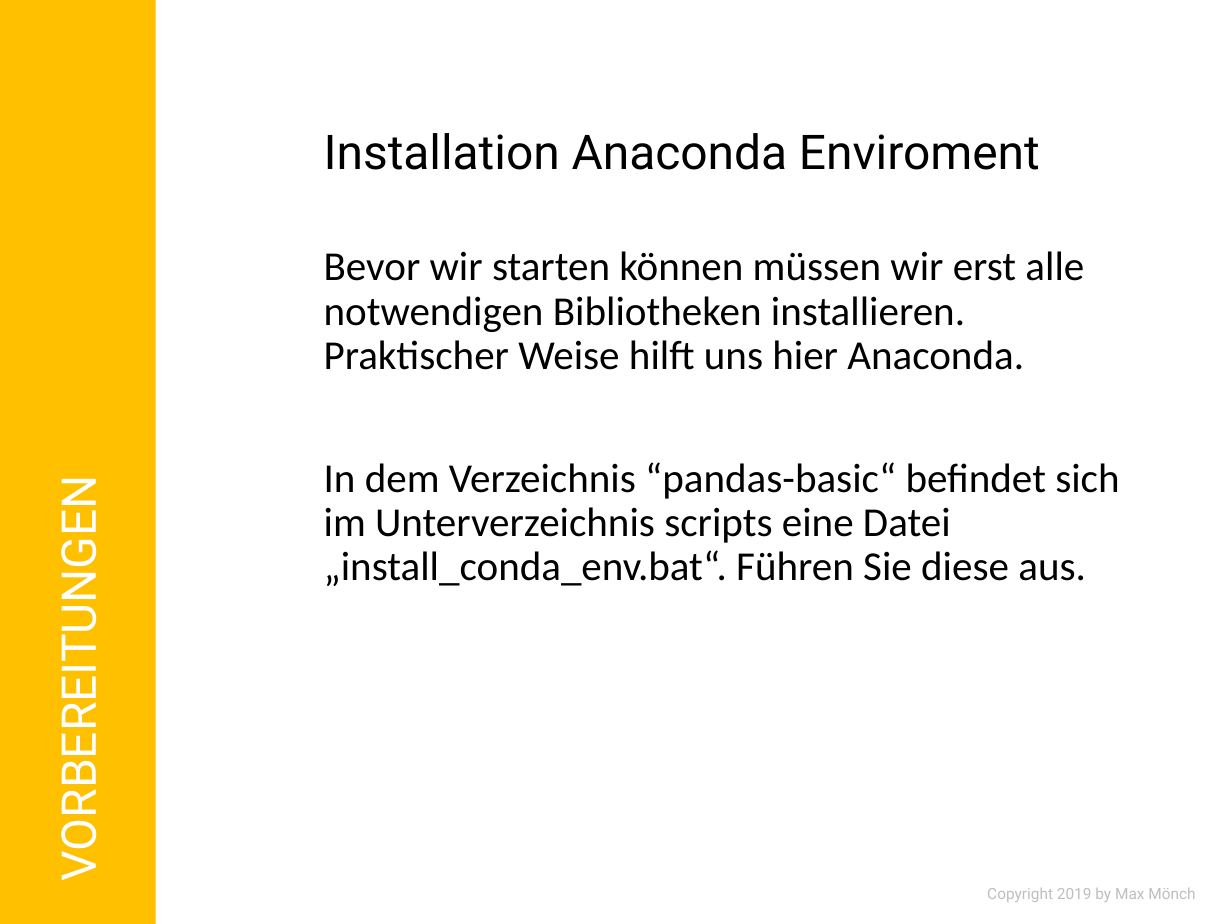
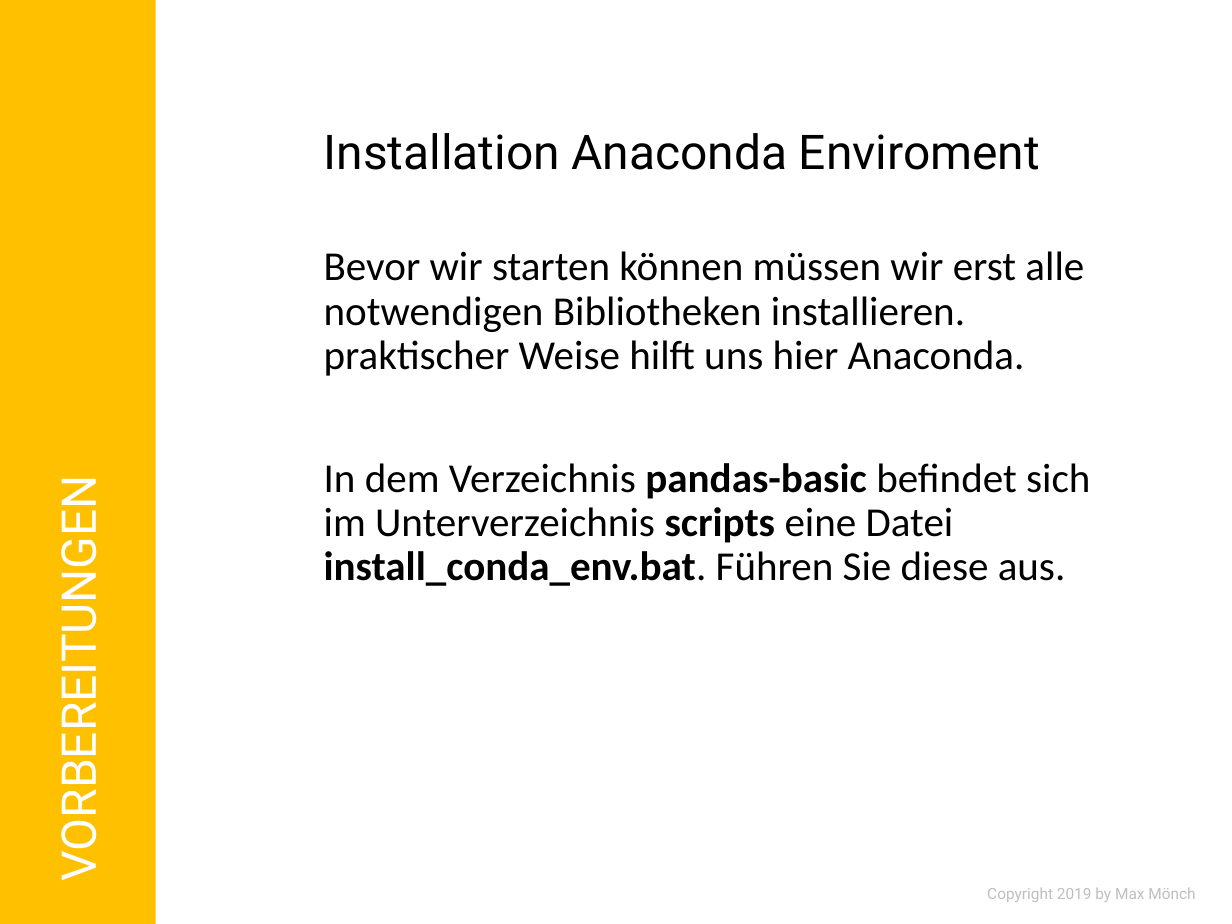
Before and after one commit to MonksterFX/pandas-basic, a slide deck: slide 11 of praesentation/pandas-basic.pptx. Drawn at 1232x924 pixels with LibreOffice and Linux fonts; fonts in the diff are those of the drawing; background and template pictures are left out. Boxes give left, top, right and bottom in pixels: in the first picture for what was removed or moved away, otherwise in the second. Text is boxed around its words. In the diff, an @@ line names an element or a change of style, - is before the commit and + after.

```diff
--- a/praesentation/pandas-basic.pptx
+++ b/praesentation/pandas-basic.pptx
@@ text at [324,251,1090,586]: text changed @@
-Bevor wir starten können müssen wir erst alle notwendigen Bibliotheken installieren. Praktischer Weise hilft uns hier Anaconda.
-In dem Verzeichnis “pandas-basic“ befindet sich im Unterverzeichnis scripts eine Datei „install_conda_env.bat“. Führen Sie diese aus.
+Bevor wir starten können müssen wir erst alle notwendigen Bibliotheken installieren. praktischer Weise hilft uns hier Anaconda.
+In dem Verzeichnis pandas-basic befindet sich im Unterverzeichnis scripts eine Datei install_conda_env.bat. Führen Sie diese aus.
```
Also in this commit, not shown: 3 other slides changed, 2 slides added, 1 slide removed, 15 other files.
